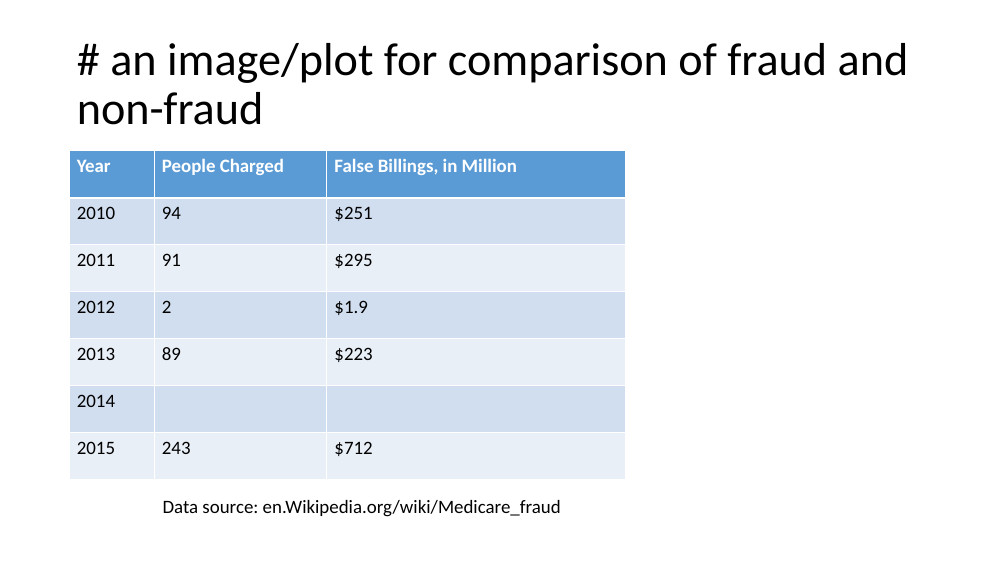
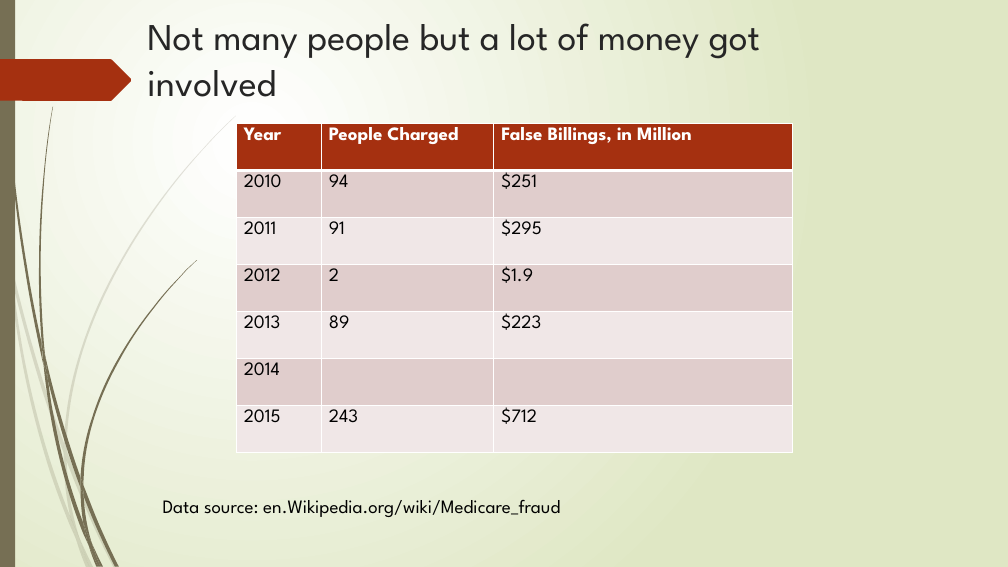
Before and after one commit to maxliu/health_care, a slide deck: slide 3 of Medicare fraud detection by using open source data.pptx. Drawn at 1008x567 pixels with LibreOffice and Linux fonts; fonts in the diff are those of the drawing. Boxes give left, top, right and bottom in pixels: in the first picture for what was removed or moved away, otherwise in the second. Text is boxed around its words. In the diff, an @@ line names an element or a change of style, - is before the commit and + after.

Commit message:
added pdf

```diff
--- a/Medicare fraud detection by using open source data.pptx
+++ b/Medicare fraud detection by using open source data.pptx
@@ background #FFFFFF to gradient #FFFFFF to #DFE8C4 @@
@@ rectangle added at (0,0,15,567), fill #766F54 @@
@@ title "Not many people but a ..." at (147,23,760,97): vertical alignment middle to top @@
@@ title at (147,23,760,97): text changed; size 44 to 36 pt; font Calibri to League Spartan; text colour #000000 to #262626 @@
-# an image/plot for comparison of fraud and non-fraud
+Not many people but a lot of money got involved
@@ freeform shape added at (0,59,132,101), fill #A53010 @@
@@ table at (236,123,792,452) @@
@@ fill #5B9BD5 to #A53010 in row 1 @@
@@ fill #D2DEEF to #E1CDCC in 9 cells @@
@@ fill #EAEFF7 to #F0E8E7 in 9 cells @@
@@ font Calibri to League Spartan @@
@@ table: place and size @@
-table at (70,151,625,480)
+table at (236,123,792,452)
@@ text "Data source: en.Wikipedia.org/wiki/Medicare_fraud" at (163,500,560,517): font Calibri to League Spartan @@
@@ group added at (0,116,236,567): 10 freeform shapes @@
@@ group added at (2,0,197,567): 12 freeform shapes @@
```
Also in this commit, not shown: 12 other slides changed, 4 slides added, 4 slides removed.
